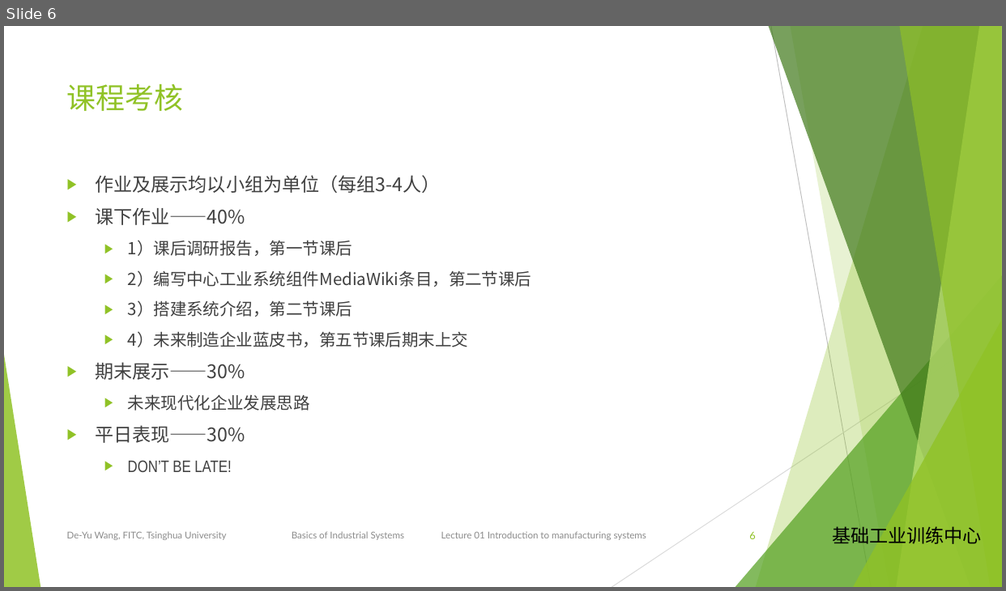
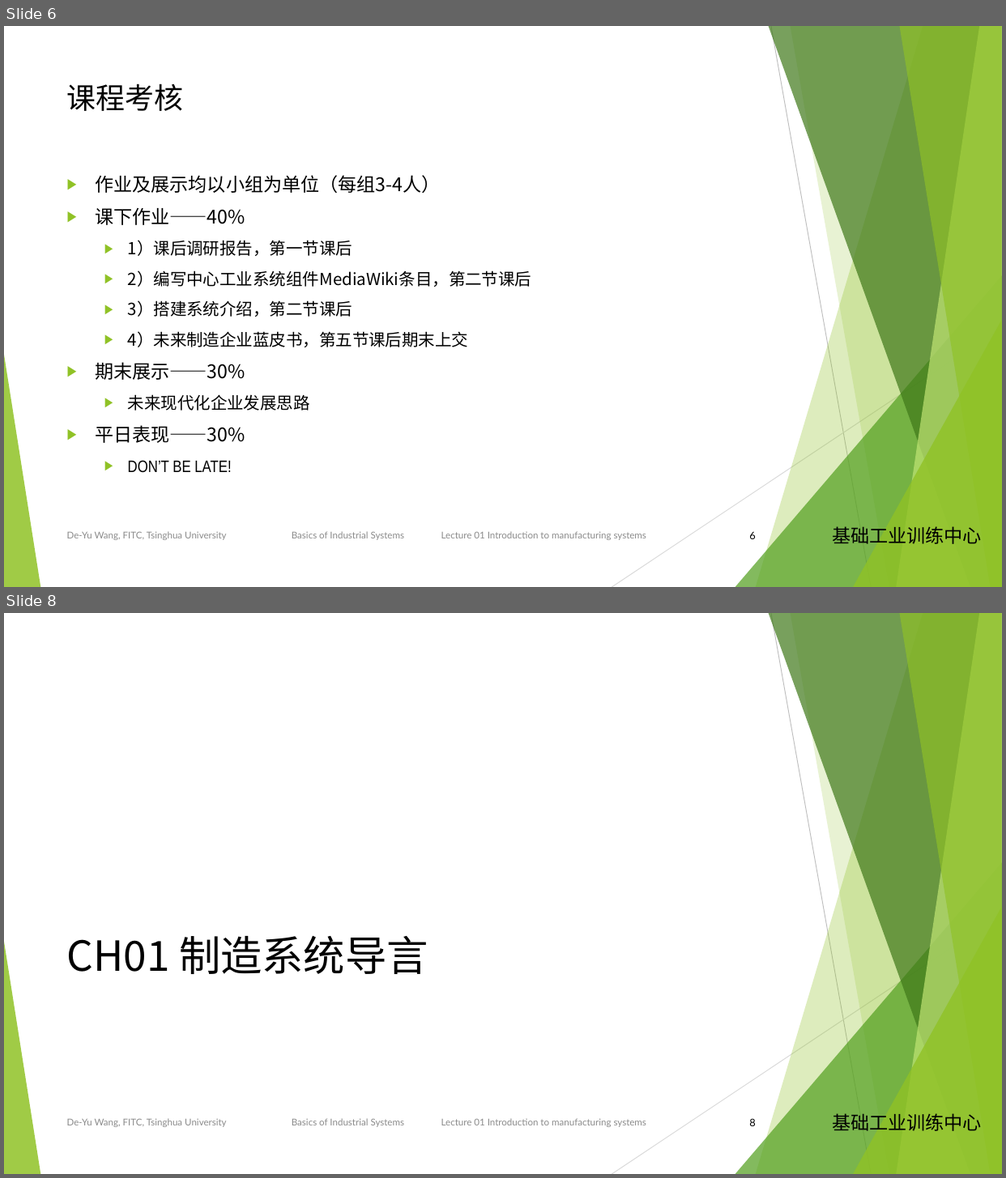
Before and after one commit to woodyme/i.center_my_workzone, a slide deck: 工业系统概论/课程方案/工业系统沙盘01-制造系统导言.pptx. Shown one above the other, each under a label of ours: slide 6 before the commit, slides 6 and 8 after it; the slides between them are not shown. The pictures are 1006x591 and 1006x1178 pixels, drawn with LibreOffice and Linux fonts; fonts in the diff are those of the drawing; background and template pictures are left out. Boxes give left, top, right and bottom in pixels: in the first picture for what was removed or moved away, otherwise in the second. Text is boxed around its words. In the diff, an @@ line names an element or a change of style, - is before the commit and + after.

Commit message:
update 工业系统沙盘 案例简介 及 01制造系统导言

```diff
--- a/工业系统概论/课程方案/工业系统沙盘01-制造系统导言.pptx
+++ b/工业系统概论/课程方案/工业系统沙盘01-制造系统导言.pptx
@@ slide 8 added at (4,613,1002,1174), background #F0FFC8; not listed: 12 template elements that a slide beside it also shows @@
@@ title added at (67,936,428,974), 40 pt, text #000000 @@
+CH01 制造系统导言
@@ page number added at (749,1118,755,1127), 10 pt, text #000000 @@
+8
@@ slide 6 changed as well @@
@@ background #FFFFFF to #F0FFC8 @@
@@ title "课程考核" at (67,84,184,111): text colour #90C226 to #000000 @@
@@ text "作业及展示均以小组为单位（每组3-4人）" at (95,175,532,473): text colour #404040 to #000000 @@
@@ line (1002, 327) - (612, 587): stroke #D9D9D9 0.75 pt to #DDFF84 0.75 pt @@
@@ page number at (749,531,755,540): text colour #90C226 to #000000 @@
```
Also in this commit, not shown: 7 other slides changed, 7 other slides added, 2 slides removed, 2 other files.
